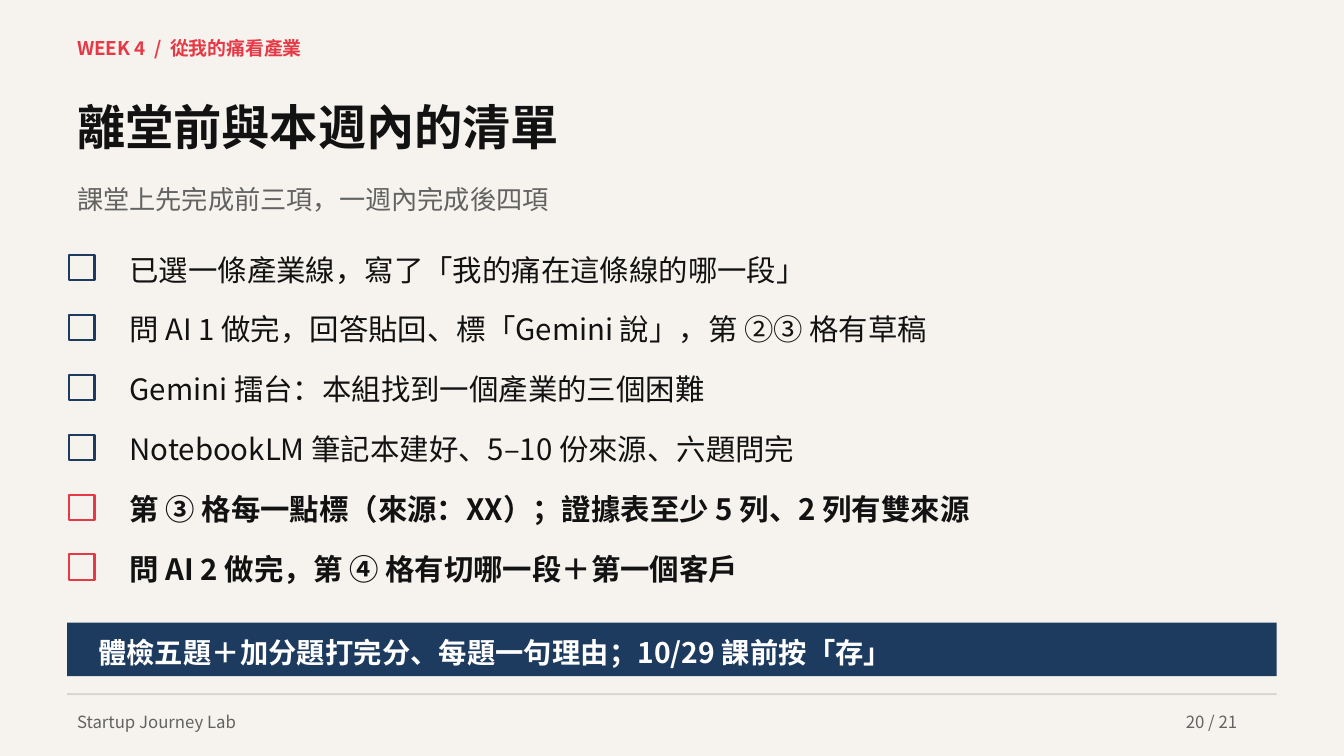
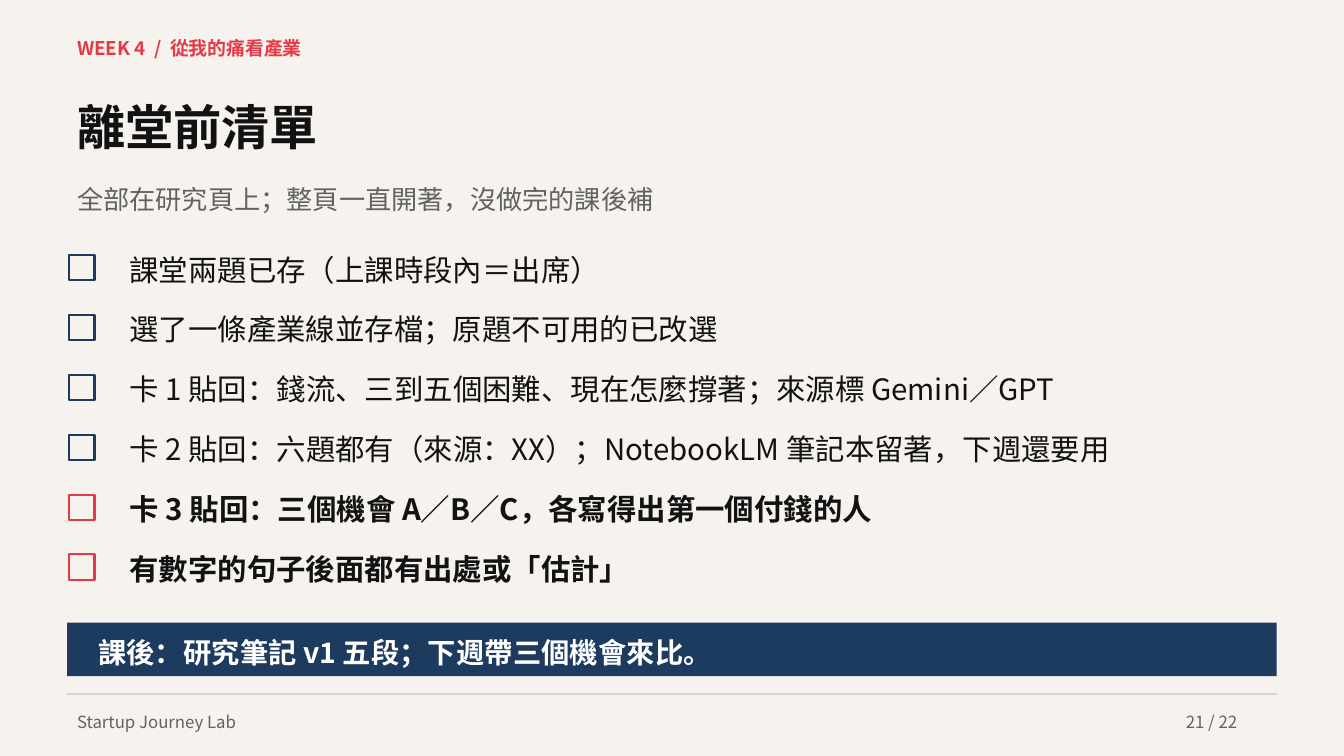
Before and after one commit to hpyuan1220/startup-journey-lab-app, a slide deck: slide 21 of materials/Week4_教學簡報.pptx (slide 20 before the commit). Drawn at 1344x756 pixels with LibreOffice and Linux fonts; fonts in the diff are those of the drawing. Boxes give left, top, right and bottom in pixels: in the first picture for what was removed or moved away, otherwise in the second. Text is boxed around its words. In the diff, an @@ line names an element or a change of style, - is before the commit and + after.

```diff
--- a/materials/Week4_教學簡報.pptx
+++ b/materials/Week4_教學簡報.pptx
@@ text at bbox=[77, 104, 318, 150]: text changed @@
-離堂前與本週內的清單
+離堂前清單
@@ text at bbox=[77, 187, 653, 213]: text changed @@
-課堂上先完成前三項，一週內完成後四項
+全部在研究頁上；整頁一直開著，沒做完的課後補
@@ text at bbox=[130, 256, 600, 284]: text changed @@
-已選一條產業線，寫了「我的痛在這條線的哪一段」
+課堂兩題已存（上課時段內＝出席）
@@ text at bbox=[130, 315, 718, 345]: text changed @@
-問 AI 1 做完，回答貼回、標「Gemini 說」，第 ②③ 格有草稿
+選了一條產業線並存檔；原題不可用的已改選
@@ text at bbox=[130, 375, 1054, 405]: text changed @@
-Gemini 擂台：本組找到一個產業的三個困難
+卡 1 貼回：錢流、三到五個困難、現在怎麼撐著；來源標 Gemini／GPT
@@ text at bbox=[130, 435, 1109, 465]: text changed @@
-NotebookLM 筆記本建好、5–10 份來源、六題問完
+卡 2 貼回：六題都有（來源：XX）；NotebookLM 筆記本留著，下週還要用
@@ text at bbox=[130, 495, 872, 524]: text changed @@
-第 ③ 格每一點標（來源：XX）；證據表至少 5 列、2 列有雙來源
+卡 3 貼回：三個機會 A／B／C，各寫得出第一個付錢的人
@@ text at bbox=[130, 555, 630, 583]: text changed @@
-問 AI 2 做完，第 ④ 格有切哪一段＋第一個客戶
+有數字的句子後面都有出處或「估計」
@@ text at bbox=[98, 638, 712, 668]: text changed @@
-體檢五題＋加分題打完分、每題一句理由；10/29 課前按「存」
+課後：研究筆記 v1 五段；下週帶三個機會來比。
@@ text at bbox=[1186, 715, 1238, 728]: text changed @@
-20 / 21
+21 / 22
```
Also in this commit, not shown: 14 other slides changed, 7 slides added, 6 slides removed, 4 other files.
